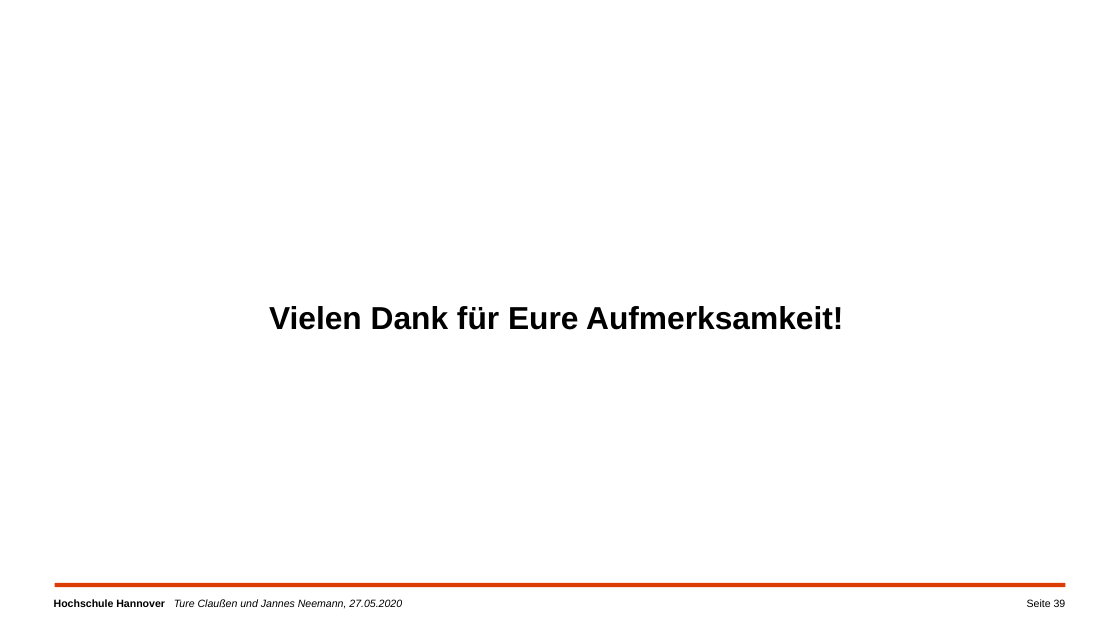
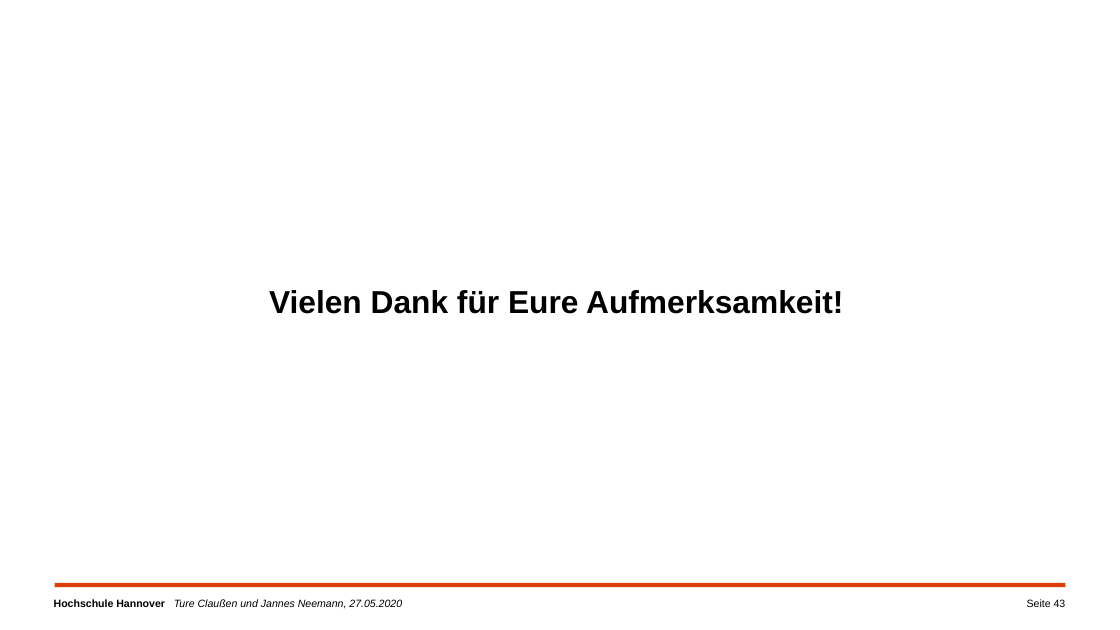
Before and after one commit to campfireman/SEM-ethereum-transactions, a slide deck: slide 43 of Ethereum_Präsentation_Jannes/Ethereum-Transaktionen.pptx (slide 39 before the commit). Drawn at 1120x630 pixels with LibreOffice and Linux fonts; fonts in the diff are those of the drawing; background and template pictures are left out. Boxes give left, top, right and bottom in pixels: in the first picture for what was removed or moved away, otherwise in the second. Text is boxed around its words. In the diff, an @@ line names an element or a change of style, - is before the commit and + after.

```diff
--- a/Ethereum_Präsentation_Jannes/Ethereum-Transaktionen.pptx
+++ b/Ethereum_Präsentation_Jannes/Ethereum-Transaktionen.pptx
@@ title "Vielen Dank für Eure Aufmerksamkeit!": place and size @@
-title "Vielen Dank für Eure Aufmerksamkeit!" at <box>269,306,843,330</box>
+title "Vielen Dank für Eure Aufmerksamkeit!" at <box>269,290,843,314</box>
@@ page number at <box>1027,599,1066,607</box>: text changed @@
-Seite 39
+Seite 43
```
Also in this commit, not shown: 7 other slides changed, 13 slides added, 9 slides removed, 2 other files.
